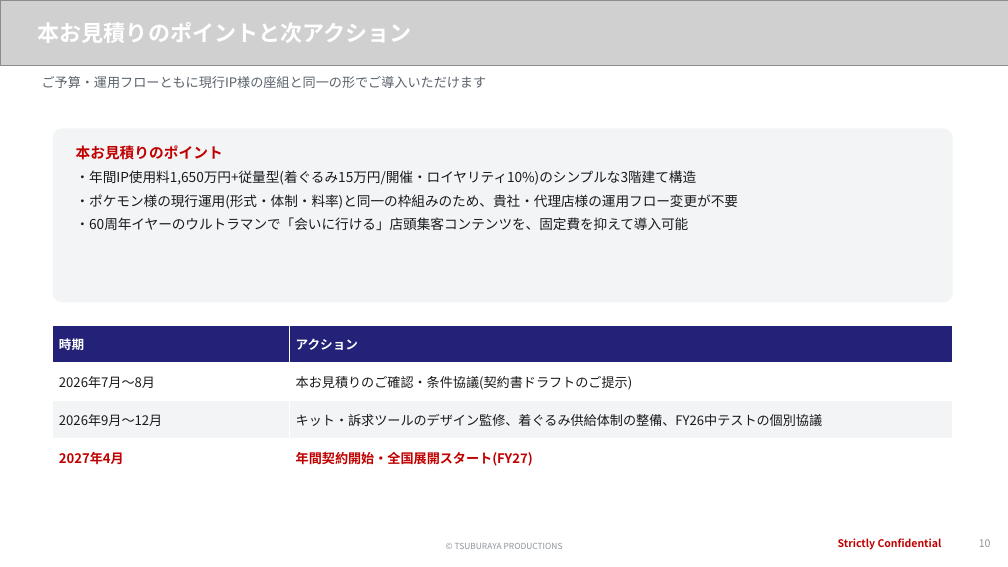
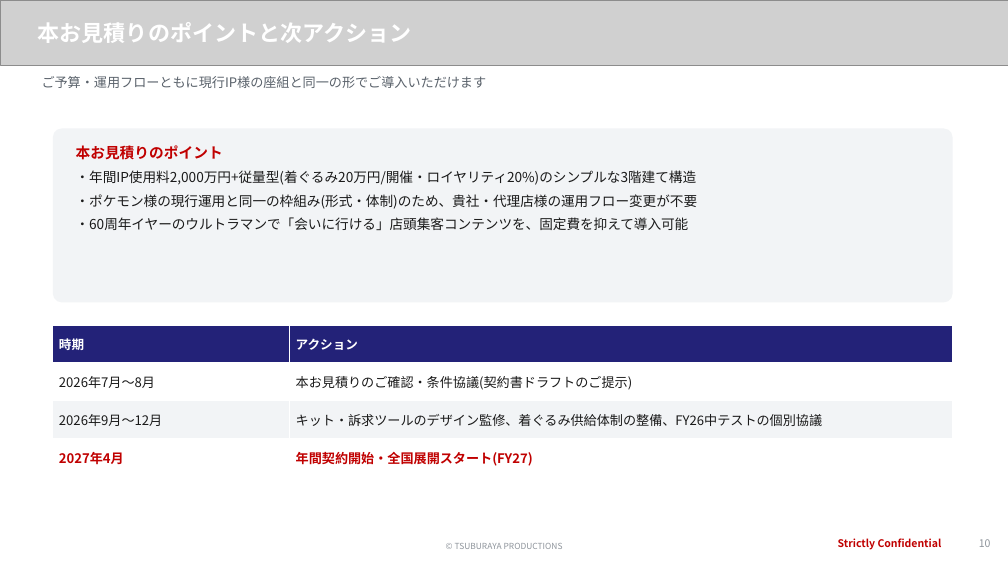
Before and after one commit to hayatoshintani-spe/kessho-lens, a slide deck: slide 10 of docs/proposals/softbank-ultraman-caravan/SoftBank様向け_お見積りご回答.pptx. Drawn at 1008x567 pixels with LibreOffice and Linux fonts; fonts in the diff are those of the drawing; grey boxes stand for pictures. Boxes give left, top, right and bottom in pixels: in the first picture for what was removed or moved away, otherwise in the second. Text is boxed around its words. In the diff, an @@ line names an element or a change of style, - is before the commit and + after.

```diff
--- a/docs/proposals/softbank-ultraman-caravan/SoftBank様向け_お見積りご回答.pptx
+++ b/docs/proposals/softbank-ultraman-caravan/SoftBank様向け_お見積りご回答.pptx
@@ text at [76,170,698,209]: text changed @@
-・年間IP使用料1,650万円+従量型(着ぐるみ15万円/開催・ロイヤリティ10%)のシンプルな3階建て構造
-・ポケモン様の現行運用(形式・体制・料率)と同一の枠組みのため、貴社・代理店様の運用フロー変更が不要
+・年間IP使用料2,000万円+従量型(着ぐるみ20万円/開催・ロイヤリティ20%)のシンプルな3階建て構造
+・ポケモン様の現行運用と同一の枠組み(形式・体制)のため、貴社・代理店様の運用フロー変更が不要
```
Also in this commit, not shown: 7 other slides changed, 3 other files.
